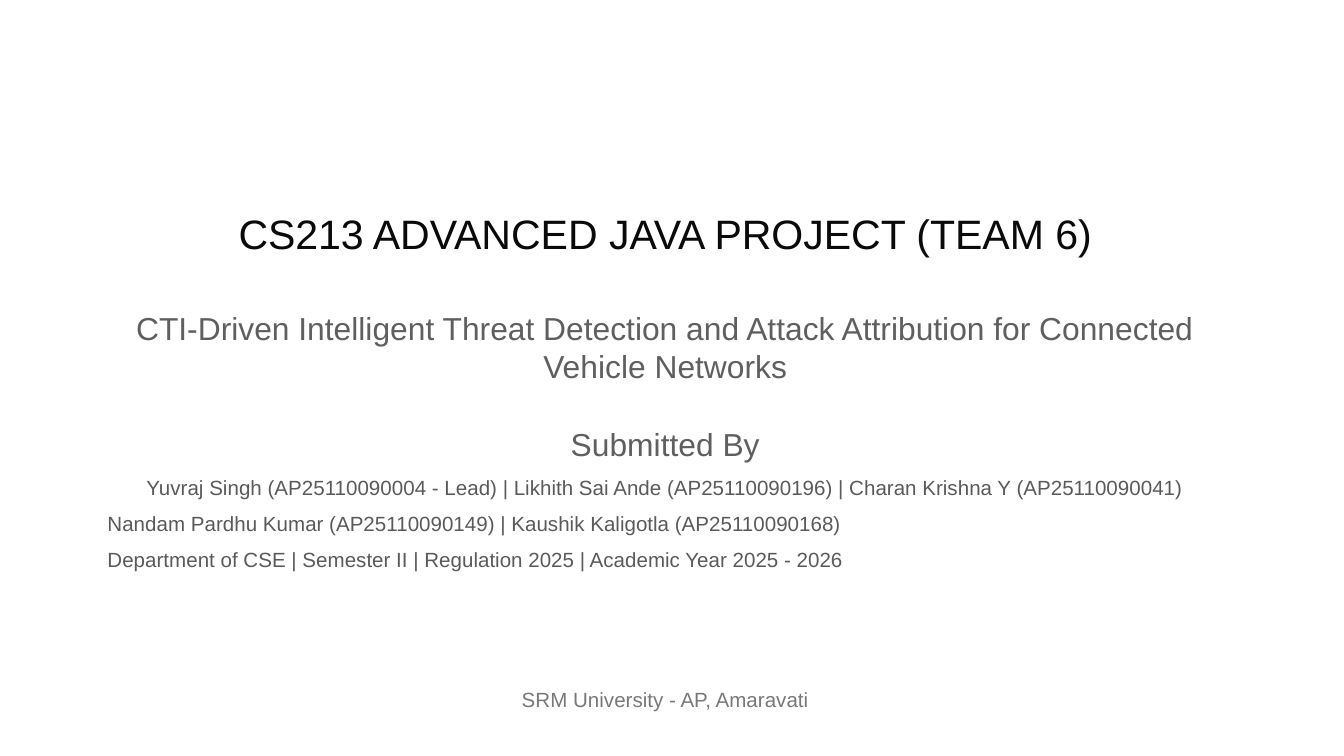
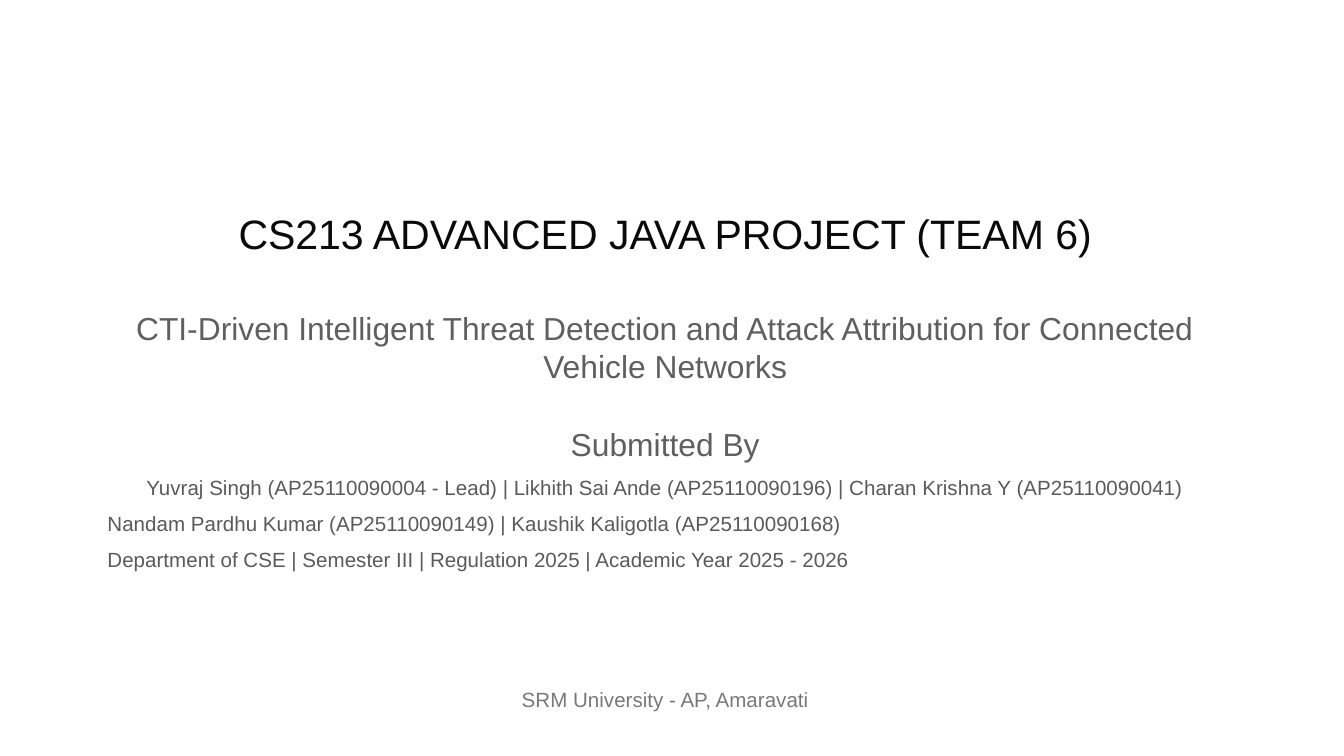
Before and after one commit to YUVRAJ-SINGH-3178/CTI-INT, a slide deck: slide 1 of PPT/CS213_Team6_VehicleCTI_Full_AWT_Presentation.pptx. Drawn at 1344x756 pixels with LibreOffice and Linux fonts; fonts in the diff are those of the drawing; background and template pictures are left out. Boxes give left, top, right and bottom in pixels: in the first picture for what was removed or moved away, otherwise in the second. Text is boxed around its words. In the diff, an @@ line names an element or a change of style, - is before the commit and + after.

Commit message:
Remove remaining template instruction prompts and restore Semester III in Report DOCX and PPTX

```diff
--- a/PPT/CS213_Team6_VehicleCTI_Full_AWT_Presentation.pptx
+++ b/PPT/CS213_Team6_VehicleCTI_Full_AWT_Presentation.pptx
@@ text at [107, 552, 848, 572]: text changed @@
-Department of CSE | Semester II | Regulation 2025 | Academic Year 2025 - 2026
+Department of CSE | Semester III | Regulation 2025 | Academic Year 2025 - 2026
```
Also in this commit, not shown: 1 other file.
